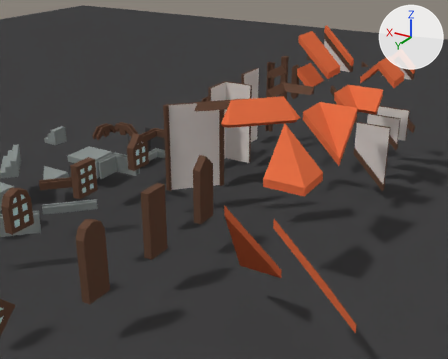
The Blender file Exterior/exterior_atoms.blend as it was, and as the next commit left it.
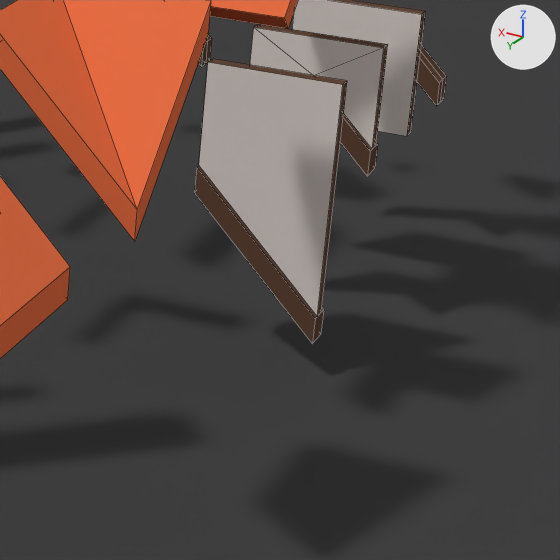
Old and new are each drawn whole from a 50 mm camera at (-10.74, 13.25, 7.08) aimed at (-2.14, -1.09, -0.09) and again close up on the part from 68% to 99% of the width and 30% to 68% of the height. Every picture has the same lights, and +X, +Y and +Z are marked at upper right. The close-ups show mesh edges as thin lines.

Objects in the first close-up: 'LogRoofLOdd_1x0.1x1.2', 'RoofEdgeTurn_1x1x2.9', 'RoofTurnInside_1x1x1.2', 'RoofTurnOutside_1x1x1.2', 'WallFillerTriOdd_1x0.2x0.6', 'WallFillerTri_1x0.2x1.6', 'WallFiller_1x0.2x1', '_Plane'.
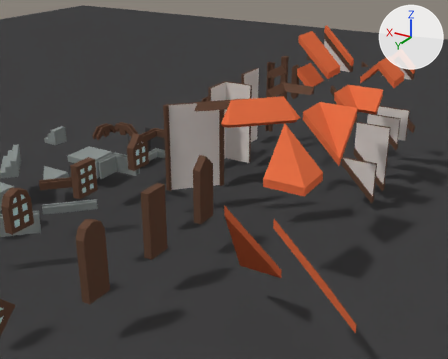
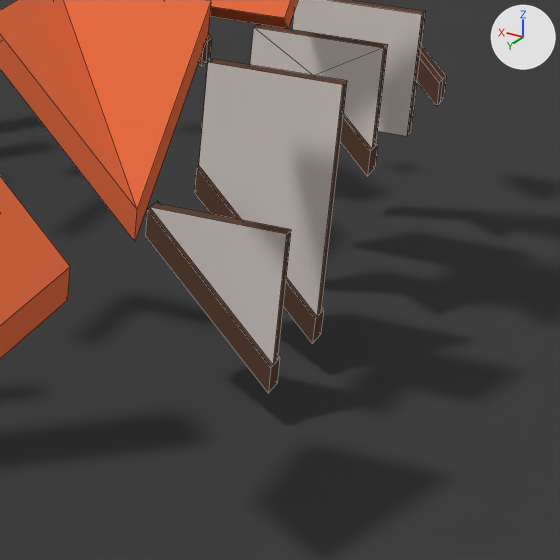
What differs and where, as boxes [x1, y1, x2, y2] in the close-ups (560 x 560 px):
'WallFillerTri_1x0.2x0.6', added
    after: [145, 201, 291, 393]
    faces in mat_wall (white #e5dcd7): [150, 207, 287, 365]
    faces in mat_wood (brown #64493b): [145, 201, 291, 393]

The change, as a diff of the scene's bpy script:
```diff
--- a/Exterior/exterior_atoms.blend.py
+++ b/Exterior/exterior_atoms.blend.py
@@ me_wallfillertri_1x0_2x0_6_b @@
+me_wallfillertri_1x0_2x0_6_b.from_pydata([(0.0, -0.15, -0.8), (0.0, -0.05, -0.8), (-1.0, -0.15, -1.8), (-1.0, -0.05, -1.8), (-1.0, -0.05, -0.8), (-1.0, -0.15, -0.8), (0.0, -0.05, -0.8), (0.0, -0.15, -0.8), (0.0, -0.2, -0.8), (-1.0, -0.2, -1.8), (0.0, -0.2, -1.0), (-1.0, -0.2, -2.0), (0.0, 0.0, -0.8), (-1.0, 0.0, -1.8), (0.0, 0.0, -1.0), (-1.0, 0.0, -2.0)], [], [(1, 3, 4, 6), (4, 3, 2, 5), (0, 7, 5, 2), (10, 14, 12, 8), (4, 5, 7, 6), (0, 1, 6, 7), (13, 15, 11, 9), (8, 9, 11, 10), (0, 2, 9, 8), (13, 12, 14, 15), (3, 1, 12, 13), (15, 14, 10, 11)])
+for i in [1, *range(3, 12)]: me_wallfillertri_1x0_2x0_6_b.polygons[i].material_index = 1
+me_wallfillertri_1x0_2x0_6_b.materials.append(mat_wall)  # white #e5dcd7
+me_wallfillertri_1x0_2x0_6_b.materials.append(mat_wood)  # brown #64493b
@@ ob_wallfillertri_1x0_2x0_6 @@
+ob_wallfillertri_1x0_2x0_6 = bpy.data.objects.new('WallFillerTri_1x0.2x0.6', me_wallfillertri_1x0_2x0_6_b)
+ob_wallfillertri_1x0_2x0_6.location = (-5.0, -3.0, 1.3)
```
